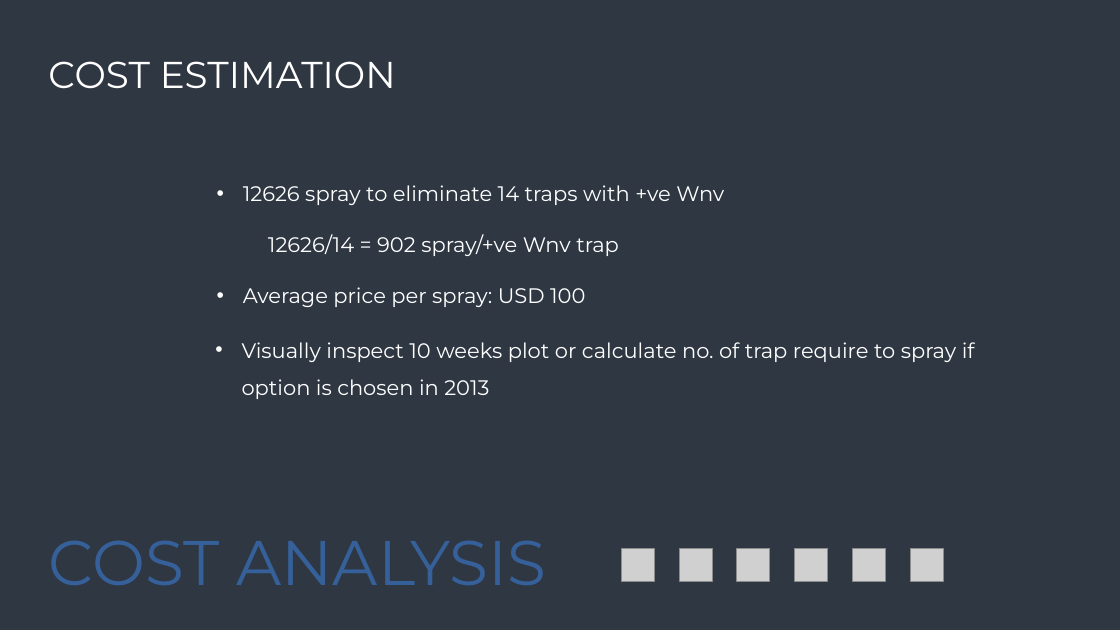
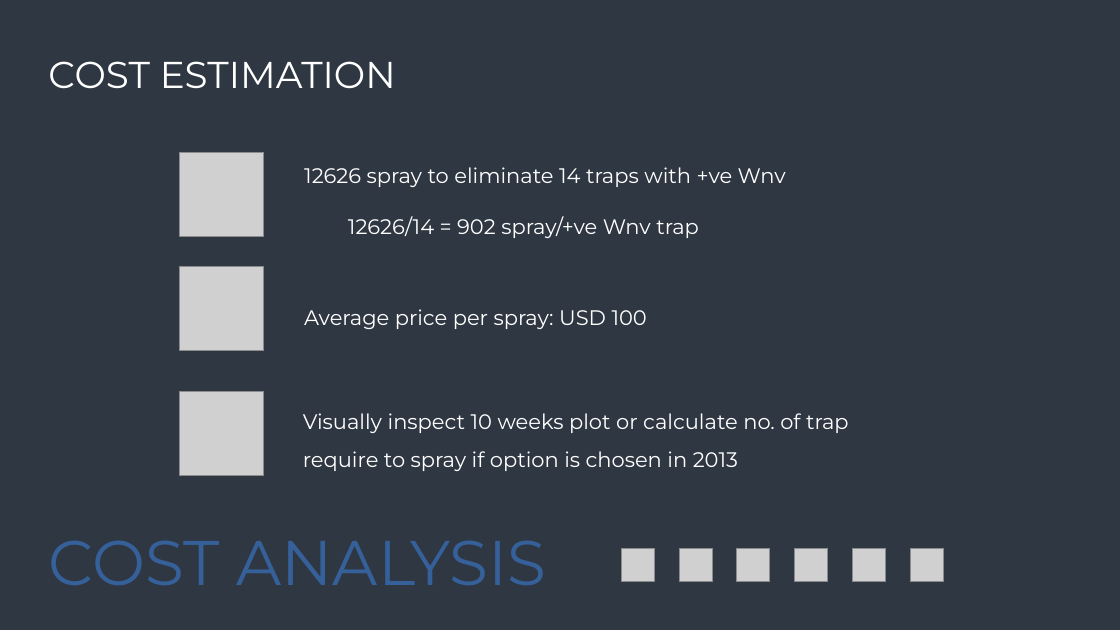
Before and after one commit to bluemelodybox/west-nile-virus-prediction, a slide deck: slide 28 of Grp Presentation.pptx. Drawn at 1120x630 pixels with LibreOffice and Linux fonts; fonts in the diff are those of the drawing; grey boxes stand for pictures. Boxes give left, top, right and bottom in pixels: in the first picture for what was removed or moved away, otherwise in the second. Text is boxed around its words. In the diff, an @@ line names an element or a change of style, - is before the commit and + after.

Commit message:
update slides

```diff
--- a/Grp Presentation.pptx
+++ b/Grp Presentation.pptx
@@ text "12626 spray to eliminate 14 ..." moved from (x1=243, y1=185, x2=724, y2=205) to (x1=304, y1=167, x2=786, y2=187) @@
@@ picture added at (x1=180, y1=152, x2=264, y2=236) @@
@@ text "12626/14 = 902 spray/+ve Wnv ..." moved from (x1=268, y1=234, x2=619, y2=256) to (x1=348, y1=216, x2=699, y2=238) @@
@@ picture added at (x1=180, y1=267, x2=264, y2=351) @@
@@ text "Average price per spray: USD ..." moved from (x1=243, y1=287, x2=585, y2=307) to (x1=304, y1=309, x2=647, y2=329) @@
@@ picture added at (x1=180, y1=392, x2=264, y2=476) @@
@@ bullet • to none in 3 elements at (x1=304, y1=167, x2=786, y2=187), (x1=304, y1=309, x2=647, y2=329), (x1=303, y1=413, x2=849, y2=471) @@
@@ text "Visually inspect 10 weeks plot ..." moved from (x1=242, y1=342, x2=975, y2=399) to (x1=303, y1=413, x2=849, y2=471) @@
```
Also in this commit, not shown: 1 other file.
